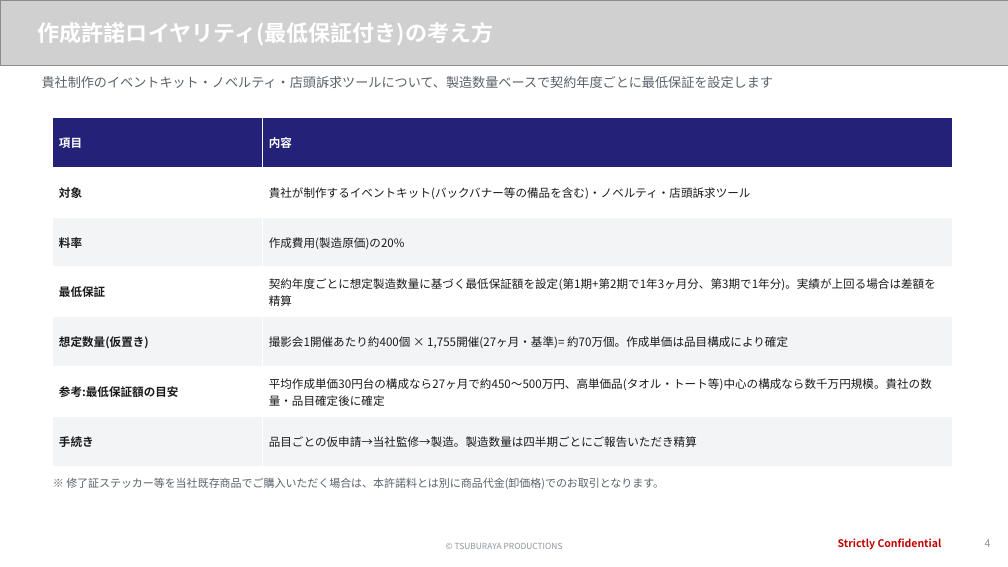
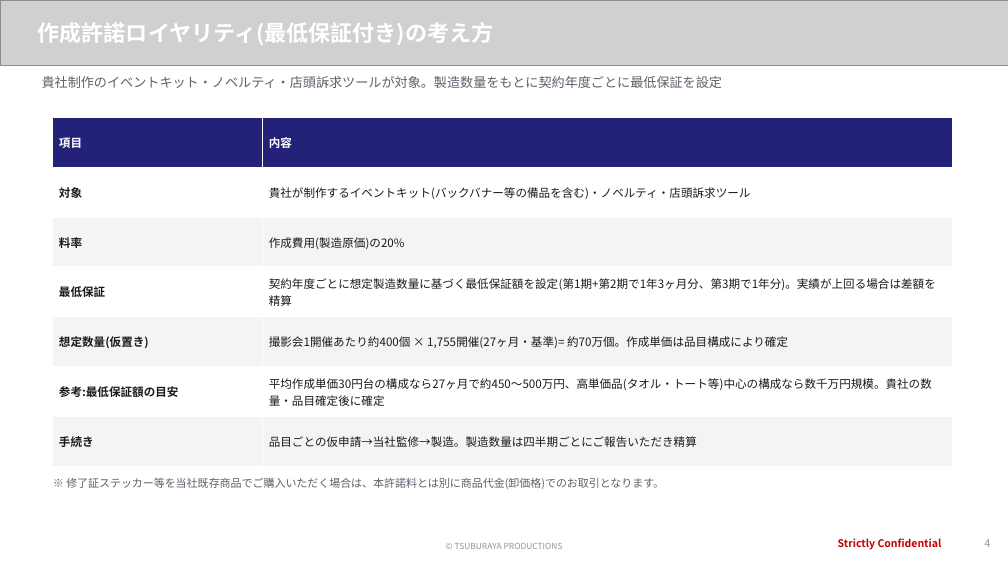
Before and after one commit to hayatoshintani-spe/kessho-lens, a slide deck: slide 4 of docs/proposals/softbank-ultraman-caravan/SB様提示用_お見積り_最低保証プラン.pptx. Drawn at 1008x567 pixels with LibreOffice and Linux fonts; fonts in the diff are those of the drawing; grey boxes stand for pictures. Boxes give left, top, right and bottom in pixels: in the first picture for what was removed or moved away, otherwise in the second. Text is boxed around its words. In the diff, an @@ line names an element or a change of style, - is before the commit and + after.

```diff
--- a/docs/proposals/softbank-ultraman-caravan/SB様提示用_お見積り_最低保証プラン.pptx
+++ b/docs/proposals/softbank-ultraman-caravan/SB様提示用_お見積り_最低保証プラン.pptx
@@ text at (42,76,723,88): text changed @@
-貴社制作のイベントキット・ノベルティ・店頭訴求ツールについて、製造数量ベースで契約年度ごとに最低保証を設定します
+貴社制作のイベントキット・ノベルティ・店頭訴求ツールが対象。製造数量をもとに契約年度ごとに最低保証を設定
```
Also in this commit, not shown: 2 other slides changed, 5 other files.
